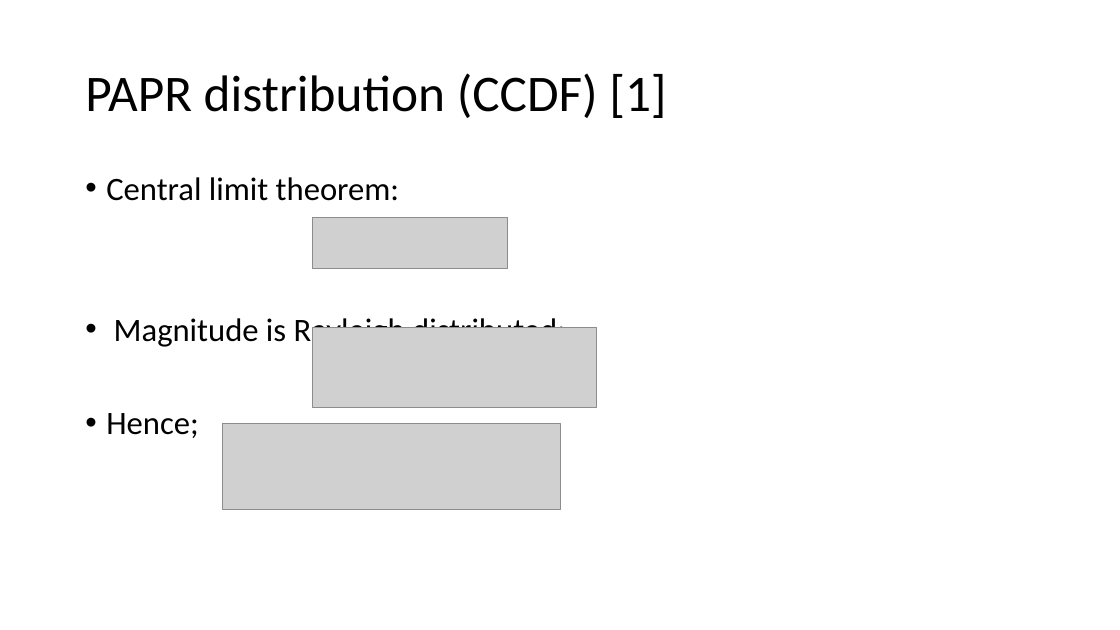
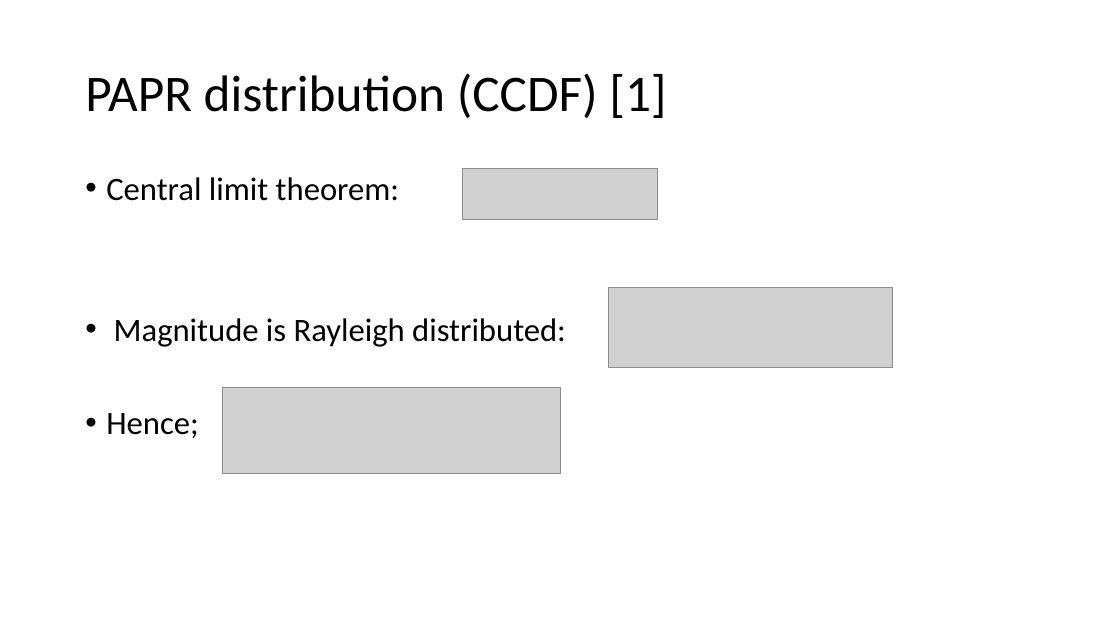
Before and after one commit to liorkissos/VLF-Simulations, a slide deck: slide 9 of Documents/Presentations/PAPR Reduction- PTS.pptx. Drawn at 1120x630 pixels with LibreOffice and Linux fonts; fonts in the diff are those of the drawing; grey boxes stand for pictures. Boxes give left, top, right and bottom in pixels: in the first picture for what was removed or moved away, otherwise in the second. Text is boxed around its words. In the diff, an @@ line names an element or a change of style, - is before the commit and + after.

Commit message:
corrected presentation and added field test pictures

```diff
--- a/Documents/Presentations/PAPR Reduction- PTS.pptx
+++ b/Documents/Presentations/PAPR Reduction- PTS.pptx
@@ picture added at (462, 169, 657, 220) @@
@@ picture removed at (313, 218, 507, 269) @@
@@ picture added at (608, 287, 892, 367) @@
@@ picture removed at (313, 328, 597, 408) @@
@@ picture: place and size @@
-picture at (223, 423, 560, 510)
+picture at (223, 387, 560, 474)
```
Also in this commit, not shown: 8 other slides changed, 3 other files.
